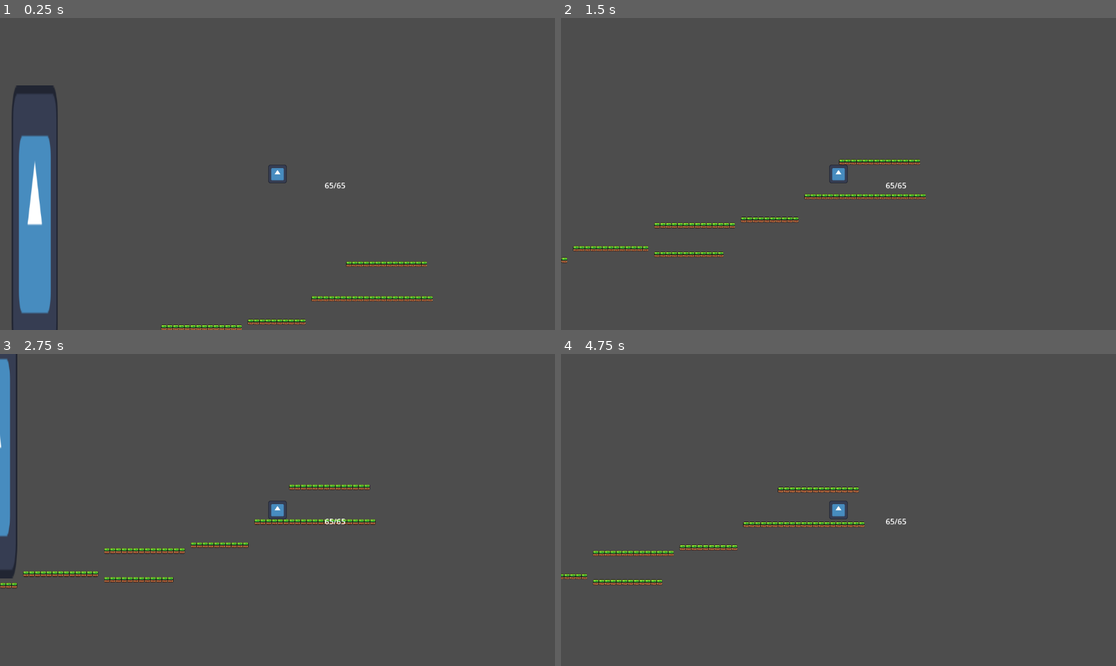
Above: before the commit, frames 1-4 (two rows, left to right).
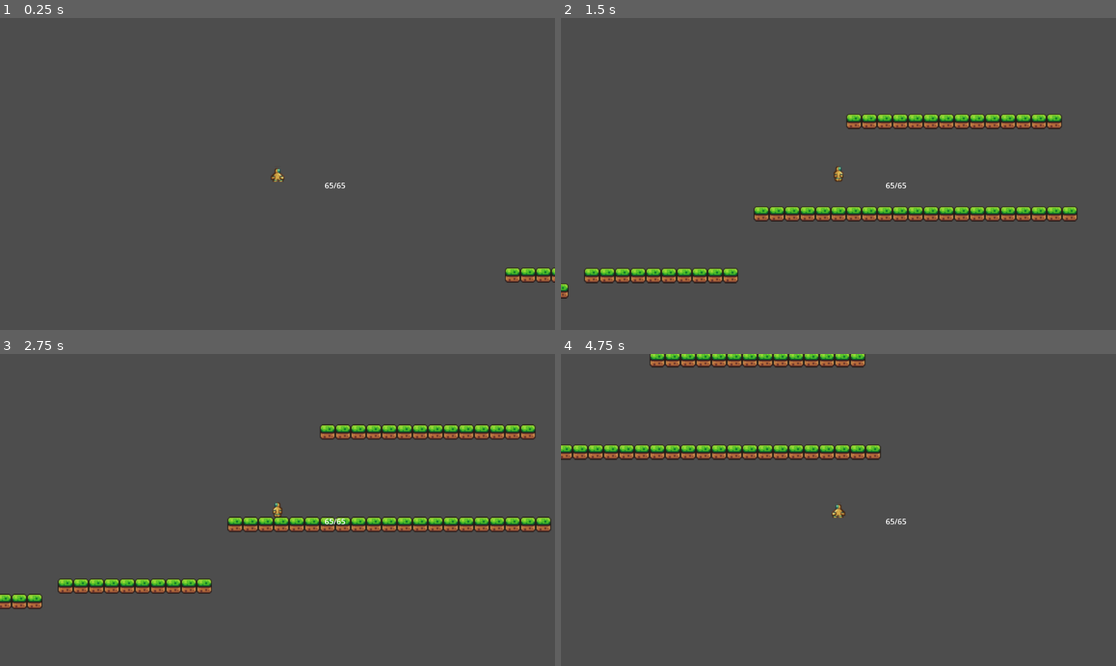
Above: after the commit, the same moments.

Repository: MrShevCoding/campfire-hackathon-2026
Game: Godot game, scene res://scenes/alextest.tscn
The game is run twice, just before and just after one commit, with the same random seed, the same clock (stepped at 60 frames per second) and the same inputs. Before the commit the project starts from res://scenes/test.tscn. The engine's default icon, where the game draws it, is replaced by a stand-in: a white triangle on a blue panel in a dark square.
Inputs:
- Up to frame 1 (0.25 s): no input
- Up to frame 2 (1.5 s): hold Right (ui_right) from 0.53 s (still down); tap Up (ui_up) at 0.6, 0.77, 1.07, 1.35 s
- Up to frame 3 (2.75 s): tap Up (ui_up) at 1.52, 1.82, 2.1 s; release Right (ui_right) at 2.03 s; hold Left (ui_left) from 2.03 s (still down)
- Up to frame 4 (4.75 s): release Left (ui_left) at 2.78 s; hold Right (ui_right) 2.78-4.28 s; tap Up (ui_up) at 2.85, 3.02, 3.32, 3.6, 3.77, 4.07, 4.35, 4.52 s; hold Left (ui_left) from 4.28 s (still down)

The runs differ from the first frame. In frame 1, 5.6% of the frame differs, in the area x 2-100%, y 21-100%; in frame 2, 7.5%; in frame 3, 8.7%, in the area x 0-100%, y 0-82%; in frame 4, 5.8%.

Commit message:
player+kraken
finally got base of what we want

Diff:
--- a/campfire-gamejam-2026/project.godot
+++ b/campfire-gamejam-2026/project.godot
@@ -14,6 +14,10 @@
 run/main_scene="uid://p6m3tpp7r5dx"
 config/features=PackedStringArray("4.6", "GL Compatibility")
 config/icon="res://sprites/icon.svg"
+
+[editor]
+
+version_control/autoload_on_startup=true
 
 [input]
 
--- a/campfire-gamejam-2026/scenes/test.tscn
+++ b/campfire-gamejam-2026/scenes/alextest.tscn
@@ -1,17 +1,112 @@
 [gd_scene format=4 uid="uid://p6m3tpp7r5dx"]
 
-[ext_resource type="Texture2D" uid="uid://co7o5wu8x7bmv" path="res://sprites/icon.svg" id="1_errlg"]
-[ext_resource type="Script" uid="uid://8tw1q08cmqbs" path="res://scripts/player_stats.gd" id="1_j5jx5"]
-[ext_resource type="Script" uid="uid://ju3rodlcu8bo" path="res://scripts/kraken_movement.gd" id="2_bl13t"]
-[ext_resource type="Script" uid="uid://b5u2dkth4lxhf" path="res://scripts/kraken_hit.gd" id="3_j5jx5"]
-[ext_resource type="Texture2D" uid="uid://cdgvkxci3kxw4" path="res://assets/world_tileset.png" id="4_74lek"]
+[ext_resource type="Script" uid="uid://8tw1q08cmqbs" path="res://scripts/player_stats.gd" id="1_3v1su"]
+[ext_resource type="Texture2D" uid="uid://bvc0epgvthyn3" path="res://assets/diverspritesheet.png" id="2_8jo4e"]
+[ext_resource type="Texture2D" uid="uid://coukgaps1qwih" path="res://assets/diverjumpsheet.png" id="2_y1dw0"]
+[ext_resource type="Texture2D" uid="uid://cdgvkxci3kxw4" path="res://assets/world_tileset.png" id="3_y1dw0"]
+[ext_resource type="Script" uid="uid://ju3rodlcu8bo" path="res://scripts/kraken_movement.gd" id="4_cxdwy"]
+[ext_resource type="Script" uid="uid://b5u2dkth4lxhf" path="res://scripts/kraken_hit.gd" id="5_nkq7p"]
+[ext_resource type="Texture2D" uid="uid://dveajosh7mal8" path="res://assets/kraken.png" id="6_8jo4e"]
+
+[sub_resource type="AtlasTexture" id="AtlasTexture_er12v"]
+atlas = ExtResource("2_y1dw0")
+region = Rect2(0, 32, 16, 16)
+
+[sub_resource type="AtlasTexture" id="AtlasTexture_1knyk"]
+atlas = ExtResource("2_y1dw0")
+region = Rect2(16, 0, 16, 16)
+
+[sub_resource type="AtlasTexture" id="AtlasTexture_ub33m"]
+atlas = ExtResource("2_y1dw0")
+region = Rect2(16, 16, 16, 16)
+
+[sub_resource type="AtlasTexture" id="AtlasTexture_lhixt"]
+atlas = ExtResource("2_y1dw0")
+region = Rect2(0, 0, 16, 16)
+
+[sub_resource type="AtlasTexture" id="AtlasTexture_71qgj"]
+atlas = ExtResource("2_y1dw0")
+region = Rect2(0, 16, 16, 16)
+
+[sub_resource type="AtlasTexture" id="AtlasTexture_x8a1e"]
+atlas = ExtResource("2_y1dw0")
+region = Rect2(0, 32, 16, 16)
+
+[sub_resource type="AtlasTexture" id="AtlasTexture_n7yy6"]
+atlas = ExtResource("2_8jo4e")
+region = Rect2(0, 0, 16, 16)
+
+[sub_resource type="AtlasTexture" id="AtlasTexture_3ili6"]
+atlas = ExtResource("2_8jo4e")
+region = Rect2(16, 0, 16, 16)
+
+[sub_resource type="AtlasTexture" id="AtlasTexture_7vy0u"]
+atlas = ExtResource("2_8jo4e")
+region = Rect2(0, 16, 16, 16)
+
+[sub_resource type="AtlasTexture" id="AtlasTexture_lw38p"]
+atlas = ExtResource("2_8jo4e")
+region = Rect2(16, 16, 16, 16)
+
+[sub_resource type="SpriteFrames" id="SpriteFrames_er12v"]
+animations = [{
+"frames": [{
+"duration": 1.0,
+"texture": SubResource("AtlasTexture_er12v")
+}],
+"loop": true,
+"name": &"fall",
+"speed": 5.0
+}, {
+"frames": [{
+"duration": 1.0,
+"texture": SubResource("AtlasTexture_1knyk")
+}, {
+"duration": 1.0,
+"texture": SubResource("AtlasTexture_ub33m")
+}],
+"loop": true,
+"name": &"idle",
+"speed": 5.0
+}, {
+"frames": [{
+"duration": 1.0,
+"texture": SubResource("AtlasTexture_lhixt")
+}, {
+"duration": 1.0,
+"texture": SubResource("AtlasTexture_71qgj")
+}, {
+"duration": 1.0,
+"texture": SubResource("AtlasTexture_x8a1e")
+}],
+"loop": true,
+"name": &"jump",
+"speed": 5.0
+}, {
+"frames": [{
+"duration": 1.0,
+"texture": SubResource("AtlasTexture_n7yy6")
+}, {
+"duration": 1.0,
+"texture": SubResource("AtlasTexture_3ili6")
+}, {
+"duration": 1.0,
+"texture": SubResource("AtlasTexture_7vy0u")
+}, {
+"duration": 1.0,
+"texture": SubResource("AtlasTexture_lw38p")
+}],
+"loop": true,
+"name": &"walk",
+"speed": 5.0
+}]
 
 [sub_resource type="CapsuleShape2D" id="CapsuleShape2D_iyx0m"]
-radius = 20.0
-height = 50.0
+radius = 6.0
+height = 14.0
 
 [sub_resource type="TileSetAtlasSource" id="TileSetAtlasSource_j5jx5"]
-texture = ExtResource("4_74lek")
+texture = ExtResource("3_y1dw0")
 0:0/0 = 0
 0:0/0/physics_layer_0/polygon_0/points = PackedVector2Array(-8, -8, 8, -8, 8, 8, -8, 8, -8, -8)
 1:0/0 = 0
@@ -147,28 +242,71 @@
 
 [sub_resource type="TileSet" id="TileSet_lpvoh"]
 physics_layer_0/collision_layer = 1
+physics_layer_0/collision_mask = 0
 sources/0 = SubResource("TileSetAtlasSource_j5jx5")
 
 [sub_resource type="RectangleShape2D" id="RectangleShape2D_74lek"]
-size = Vector2(696, 217.78848)
+size = Vector2(1992, 218.55957)
+
+[sub_resource type="AtlasTexture" id="AtlasTexture_y1dw0"]
+atlas = ExtResource("6_8jo4e")
+region = Rect2(0, 0, 466, 232)
+
+[sub_resource type="AtlasTexture" id="AtlasTexture_cxdwy"]
+atlas = ExtResource("6_8jo4e")
+region = Rect2(466, 0, 466, 232)
+
+[sub_resource type="AtlasTexture" id="AtlasTexture_nkq7p"]
+atlas = ExtResource("6_8jo4e")
+region = Rect2(932, 0, 466, 232)
+
+[sub_resource type="AtlasTexture" id="AtlasTexture_3513d"]
+atlas = ExtResource("6_8jo4e")
+region = Rect2(1398, 0, 466, 232)
+
+[sub_resource type="SpriteFrames" id="SpriteFrames_n7yy6"]
+animations = [{
+"frames": [{
+"duration": 1.0,
+"texture": SubResource("AtlasTexture_y1dw0")
+}, {
+"duration": 1.0,
+"texture": SubResource("AtlasTexture_cxdwy")
+}, {
+"duration": 1.0,
+"texture": SubResource("AtlasTexture_nkq7p")
+}, {
+"duration": 1.0,
+"texture": SubResource("AtlasTexture_3513d")
+}],
+"loop": true,
+"name": &"kraken_anim",
+"speed": 5.0
+}]
 
 [sub_resource type="RectangleShape2D" id="RectangleShape2D_j5jx5"]
+size = Vector2(525, 1180)
 
 [node name="Test" type="Node2D" unique_id=594558743]
 
 [node name="CharacterBody2D" type="CharacterBody2D" parent="." unique_id=738630856]
-position = Vector2(672, 168)
-script = ExtResource("1_j5jx5")
-
-[node name="Sprite2D" type="Sprite2D" parent="CharacterBody2D" unique_id=1534093228]
-scale = Vector2(0.4, 0.4)
-texture = ExtResource("1_errlg")
+position = Vector2(626, 316)
+collision_layer = 2
+collision_mask = 13
+script = ExtResource("1_3v1su")
+
+[node name="Player_anim" type="AnimatedSprite2D" parent="CharacterBody2D" unique_id=2014237955]
+sprite_frames = SubResource("SpriteFrames_er12v")
+animation = &"walk"
+frame_progress = 0.5566026
 
 [node name="CollisionShape2D" type="CollisionShape2D" parent="CharacterBody2D" unique_id=1401795928]
 shape = SubResource("CapsuleShape2D_iyx0m")
 
 [node name="Camera2D" type="Camera2D" parent="CharacterBody2D" unique_id=1765011012]
-zoom = Vector2(0.75, 0.75)
+scale = Vector2(0.86218774, 0.46291307)
+offset = Vector2(0, -0.09)
+zoom = Vector2(2, 2)
 
 [node name="CanvasLayer" type="CanvasLayer" parent="CharacterBody2D" unique_id=648783341]
 
@@ -185,26 +323,35 @@
 tile_set = SubResource("TileSet_lpvoh")
 
 [node name="Kraken2D" type="CharacterBody2D" parent="." unique_id=109628423]
-script = ExtResource("2_bl13t")
-
-[node name="Kraken_sprite" type="Sprite2D" parent="Kraken2D" unique_id=1667236539]
-position = Vector2(0, 309.5)
-scale = Vector2(1, 5.8359375)
-texture = ExtResource("1_errlg")
+position = Vector2(-223, 0)
+collision_layer = 4
+collision_mask = 0
+script = ExtResource("4_cxdwy")
 
 [node name="Area2D" type="Area2D" parent="Kraken2D" unique_id=515100156]
 position = Vector2(3, -3)
-script = ExtResource("3_j5jx5")
+collision_layer = 8
+collision_mask = 2
+script = ExtResource("5_nkq7p")
 
 [node name="CollisionShape2D" type="CollisionShape2D" parent="Kraken2D/Area2D" unique_id=1122572903]
 physics_interpolation_mode = 1
-position = Vector2(-292, 37)
+position = Vector2(-940, 39.24999)
 scale = Vector2(1, 5.8359375)
 shape = SubResource("RectangleShape2D_74lek")
 one_way_collision_margin = 0.0
 debug_color = Color(3.85046e-06, 0.5951094, 0.72918427, 0.41960785)
 
+[node name="Kraken_anim" type="AnimatedSprite2D" parent="Kraken2D" unique_id=1258565373]
+position = Vector2(-907, 55)
+scale = Vector2(4.111588, 5.206897)
+sprite_frames = SubResource("SpriteFrames_n7yy6")
+animation = &"kraken_anim"
+frame_progress = 0.557796
+speed_scale = 0.83
+
 [node name="CollisionShape2D" type="CollisionShape2D" parent="Kraken2D" unique_id=1884957225]
 physics_interpolation_mode = 2
-position = Vector2(-1, 0)
+position = Vector2(-221.5, 66)
 shape = SubResource("RectangleShape2D_j5jx5")
+one_way_collision = true
--- /dev/null
+++ b/campfire-gamejam-2026/scripts/game_manager.gd
@@ -0,0 +1,16 @@
+extends Node
+
+# Player stats to persist between levels
+var player_hp: int = 65
+var player_max_hp: int = 65
+var kraken_hits: int = 0   # tracks how many times Kraken hit (for scaling damage)
+var current_level: int = 1  # start at level 1
+
+# Optional: upgrades (you can expand later)
+var has_double_jump: bool = false
+var has_dash: bool = false
+
+# Called when switching scenes
+func reset_for_new_level():
+	# Any per-level reset (like Kraken speed factor) can go here
+	pass
--- a/campfire-gamejam-2026/scripts/kraken_hit.gd
+++ b/campfire-gamejam-2026/scripts/kraken_hit.gd
@@ -1,9 +1,33 @@
 extends Area2D
+
+var damage_interval := 0.5  # seconds between damage ticks
+var time_since_last_damage := 0.0
+var players_in_area := []   # track players inside
 
 func _ready():
 	body_entered.connect(_on_body_entered)
+	body_exited.connect(_on_body_exited)
 
-func _on_body_entered(body: Node):
+func _on_body_entered(body):
+	if body.has_method("take_kraken_hit") and body not in players_in_area:
+		players_in_area.append(body)
+		# Optionally apply immediate damage on entry
+		apply_damage(body)
+
+func _on_body_exited(body):
+	if body in players_in_area:
+		players_in_area.erase(body)
+
+func _process(delta):
+	if players_in_area.is_empty():
+		return
+	time_since_last_damage += delta
+	if time_since_last_damage >= damage_interval:
+		time_since_last_damage = 0.0
+		for body in players_in_area:
+			apply_damage(body)
+
+func apply_damage(body):
 	if body.has_method("take_kraken_hit"):
 		var dir: Vector2 = body.global_position - global_position
 		body.take_kraken_hit(dir)
--- a/campfire-gamejam-2026/scripts/kraken_movement.gd
+++ b/campfire-gamejam-2026/scripts/kraken_movement.gd
@@ -1,10 +1,24 @@
-# kraken_movement.gd
 extends CharacterBody2D
 
 @export var acceleration := 12
+@export var max_speed := 300  # optional cap
+
 var velocity_x := 0.0
 
+@onready var kraken_anim: AnimatedSprite2D = $Kraken_anim
+
+func _ready():
+	# START THE ANIMATION!
+	if kraken_anim:
+		kraken_anim.play("kraken_anim")
+		print("Animation playing: ", kraken_anim.is_playing())  # debug
+	else:
+		print("ERROR: Kraken_anim not found!")
+
 func _physics_process(delta):
+	# Increase speed over time
 	velocity_x += acceleration * delta
+	velocity_x = min(velocity_x, max_speed)  # cap if you want
 	velocity.x = velocity_x
+
 	move_and_slide()
--- a/campfire-gamejam-2026/scripts/obsolote-player_movement.gd
+++ /dev/null
@@ -1,37 +0,0 @@
-extends CharacterBody2D
-
-@export var speed := 200
-@export var jump_velocity := -365
-@export var gravity := 400
-
-const DROP_THROUGH_LAYER := 2
-
-func _physics_process(delta):
-	var input_dir := 0
-	if Input.is_action_pressed("ui_right"):
-		input_dir += 1
-	if Input.is_action_pressed("ui_left"):
-		input_dir -= 1
-	velocity.x = input_dir * speed
-
-	if not is_on_floor():
-		velocity.y += gravity * delta
-	else:
-		velocity.y = 0
-
-	if Input.is_action_just_pressed("ui_up") and is_on_floor():
-		velocity.y = jump_velocity
-
-	# Drop-through platforms
-	if Input.is_action_just_pressed("ui_down") and is_on_floor():
-		disable_drop_through()
-		await get_tree().create_timer(0.2).timeout
-		enable_drop_through()
-
-	move_and_slide()
-
-func disable_drop_through():
-	collision_mask &= ~(1 << (DROP_THROUGH_LAYER - 1))
-
-func enable_drop_through():
-	collision_mask |= (1 << (DROP_THROUGH_LAYER - 1))
--- a/campfire-gamejam-2026/scripts/player_stats.gd
+++ b/campfire-gamejam-2026/scripts/player_stats.gd
@@ -1,8 +1,8 @@
 extends CharacterBody2D
 
-@export var speed := 200
-@export var jump_velocity := -365
-@export var gravity := 400
+@export var speed := 240
+@export var jump_velocity := -215
+@export var gravity := 300
 
 @export var max_hp := 65
 var hp := max_hp
@@ -18,6 +18,14 @@
 
 @onready var health_label: Label = get_node_or_null("CanvasLayer/HPlabel")
 
+@onready var anim: AnimatedSprite2D = $Player_anim  # adjust node name if different
+
+# Camera shake
+@onready var camera: Camera2D = $Camera2D
+var shake_strength := 0.0
+var shake_duration := 0.0
+var original_shake_duration := 0.0
+
 func _ready():
 	if health_label == null:
 		push_error("HPLabel NOT FOUND — CHECK NODE PATH")
@@ -25,9 +33,14 @@
 		update_health_ui()
 
 func _physics_process(delta):
-
 	if is_dead:
-		velocity = Vector2.ZERO
+		velocity.y += gravity * delta * 2
+		move_and_slide()
+		# Use fall for death (as requested)
+		if anim.sprite_frames.has_animation("fall"):
+			anim.play("fall")
+		else:
+			anim.stop()
 		return
 
 	if damage_cooldown > 0.0:
@@ -36,8 +49,14 @@
 	if knockback_timer > 0.0:
 		knockback_timer -= delta
 		move_and_slide()
+		# During knockback, play fall (hurt)
+		if anim.sprite_frames.has_animation("fall"):
+			anim.play("fall")
+		else:
+			anim.stop()
 		return
 
+	# Normal movement (same as before)
 	var input_dir := 0
 	if Input.is_action_pressed("ui_right"):
 		input_dir += 1
@@ -56,13 +75,30 @@
 
 	move_and_slide()
 
+	# NOW update animation with correct ground state
+	update_animation()
+
+	# Camera shake (unchanged)
+	if shake_duration > 0:
+		shake_duration -= delta
+		var current_strength = shake_strength * (shake_duration / original_shake_duration)
+		camera.offset = Vector2(
+			randf_range(-current_strength, current_strength),
+			randf_range(-current_strength, current_strength)
+		)
+	else:
+		camera.offset = Vector2.ZERO
+
 func take_kraken_hit(dir: Vector2):
 	if damage_cooldown > 0.0:
 		return
 
+	# SCREEN SHAKE ON HIT!
+	start_shake(12.0, 0.25)  # Strength 12, duration 0.25 seconds
+
 	kraken_hits += 1
-	var damage := 5 + (kraken_hits - 1) * 5
-	#damage_cooldown = DAMAGE_COOLDOWN_TIME
+	var damage := 10 + (kraken_hits - 1) * 5
+	damage_cooldown = DAMAGE_COOLDOWN_TIME
 	take_damage(damage, dir)
 
 func take_damage(amount: int, dir: Vector2):
@@ -77,6 +113,11 @@
 	if hp <= 0:
 		die()
 
+func start_shake(strength: float = 10.0, duration: float = 0.3):
+	shake_strength = strength
+	shake_duration = duration
+	original_shake_duration = duration
+
 func update_health_ui():
 	if health_label:
 		health_label.text = str(hp) + "/" + str(max_hp)
@@ -85,3 +126,20 @@
 	is_dead = true
 	velocity = Vector2.ZERO
 	print("PLAYER DIED")
+
+func update_animation():
+	# Only called when alive and not in knockback
+	if not is_on_floor():
+		if velocity.y < 0:
+			anim.play("jump")
+		else:
+			anim.play("fall")
+	else:
+		if abs(velocity.x) > 5:
+			anim.play("walk")
+		else:
+			anim.play("idle")
+
+	# Flip sprite (only when moving horizontally)
+	if abs(velocity.x) > 10:
+		anim.flip_h = velocity.x < 0
Binary file added: campfire-gamejam-2026/assets/New_Piskel-1.png
Not shown, added: campfire-gamejam-2026/assets/New_Piskel-1.png.import
Binary file added: campfire-gamejam-2026/assets/bg1.png
Not shown, added: campfire-gamejam-2026/assets/bg1.png.import
Binary file added: campfire-gamejam-2026/assets/bg2.png
Not shown, added: campfire-gamejam-2026/assets/bg2.png.import
Binary file added: campfire-gamejam-2026/assets/bg3.png
Not shown, added: campfire-gamejam-2026/assets/bg3.png.import
Binary file added: campfire-gamejam-2026/assets/bg4.png
Not shown, added: campfire-gamejam-2026/assets/bg4.png.import
Binary file added: campfire-gamejam-2026/assets/bubblecolumn.png
Not shown, added: campfire-gamejam-2026/assets/bubblecolumn.png.import
(and 16 more such lines)
